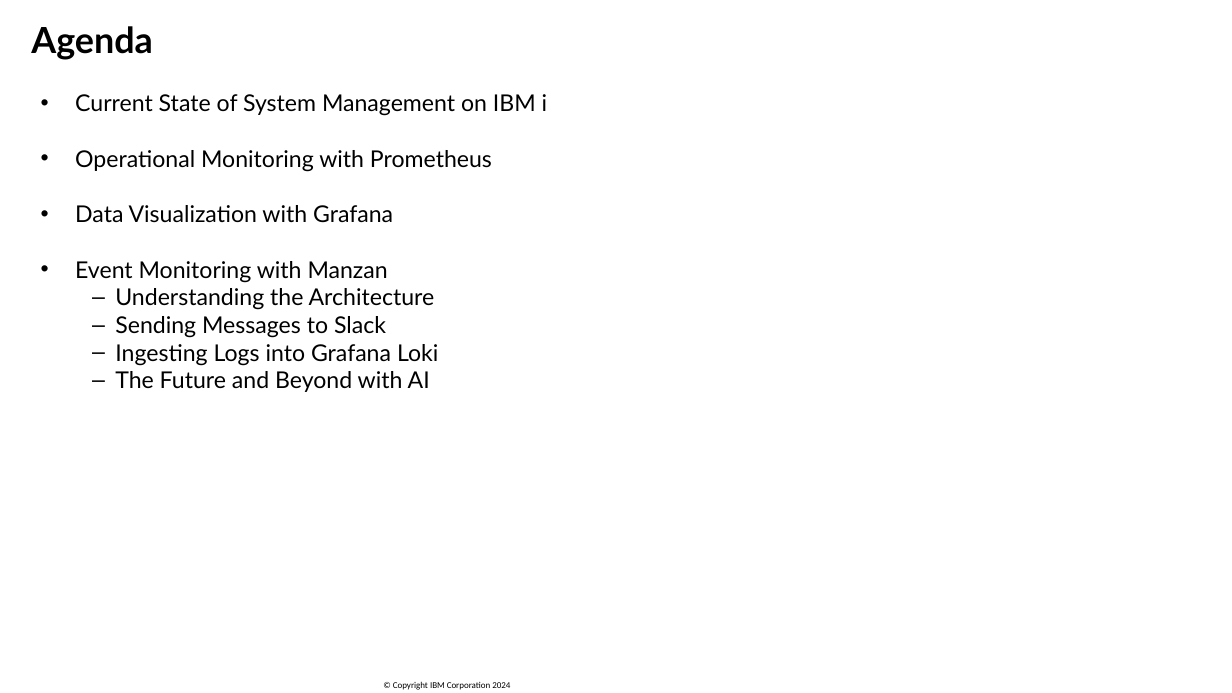
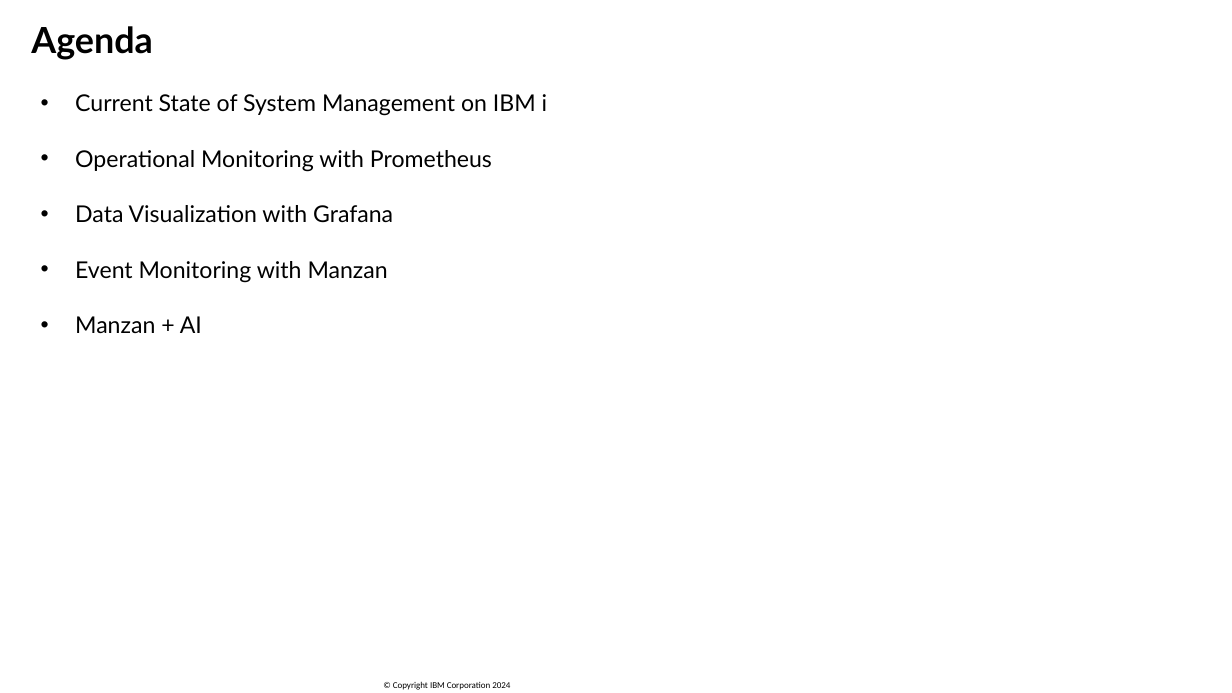
Before and after one commit to SanjulaGanepola/ibmi-talks, a slide deck: slide 2 of OSS Tools For System Management/OSS-Tools-For-System-Management.pptx. Drawn at 1232x693 pixels with LibreOffice and Linux fonts; fonts in the diff are those of the drawing; background and template pictures are left out. Boxes give left, top, right and bottom in pixels: in the first picture for what was removed or moved away, otherwise in the second. Text is boxed around its words. In the diff, an @@ line names an element or a change of style, - is before the commit and + after.

```diff
--- a/OSS Tools For System Management/OSS-Tools-For-System-Management.pptx
+++ b/OSS Tools For System Management/OSS-Tools-For-System-Management.pptx
@@ text at (75,316,202,333): text changed @@
-  – Understanding the Architecture
-  – Sending Messages to Slack
-  – Ingesting Logs into Grafana Loki
-  – The Future and Beyond with AI
+• Manzan + AI
```
Also in this commit, not shown: 2 other slides changed, 36 slides added, 1 other file.
